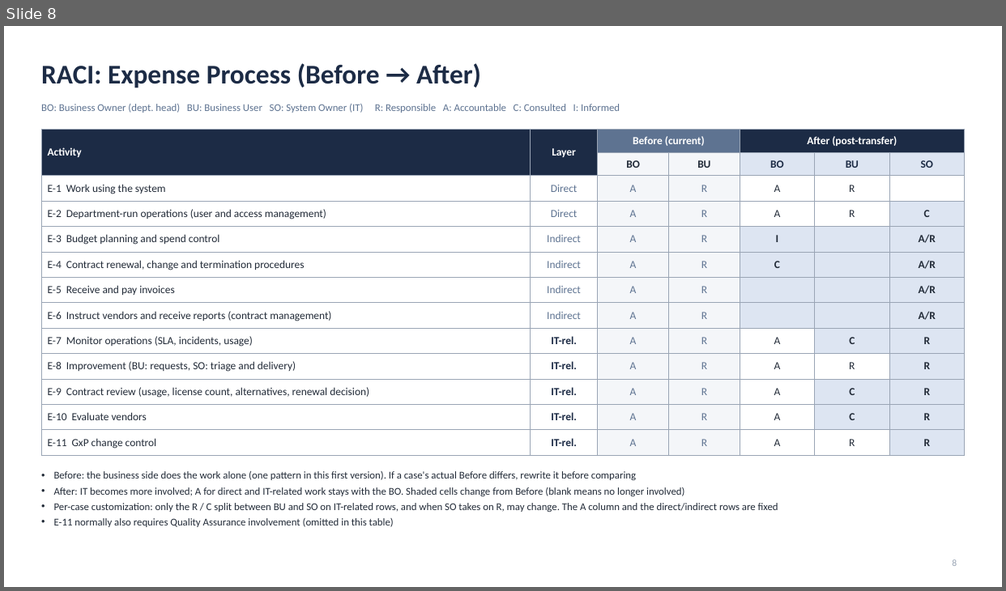
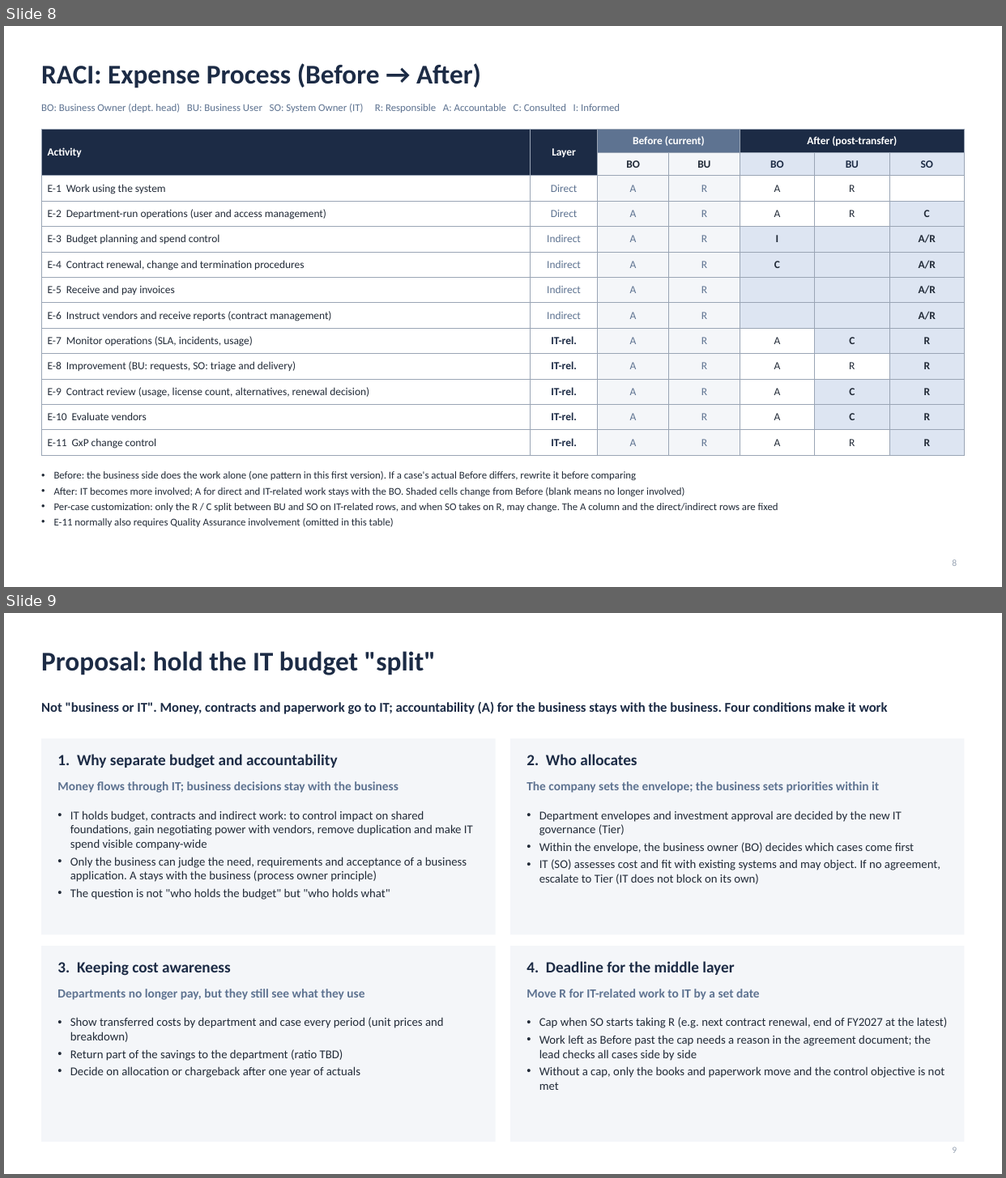
Before and after one commit to hiroyasu-komaki/temp, a slide deck: budget-transfer/kickoff/IT_Budget_Transfer_Kickoff_2026-11-02_EN.pptx. Shown one above the other, each under a label of ours: slide 8 before the commit, slides 8 and 9 after it. The pictures are 1006x591 and 1006x1178 pixels, drawn with LibreOffice and Linux fonts; fonts in the diff are those of the drawing. Boxes give left, top, right and bottom in pixels: in the first picture for what was removed or moved away, otherwise in the second. Text is boxed around its words. In the diff, an @@ line names an element or a change of style, - is before the commit and + after.

Commit message:
update budget-transfer

```diff
--- a/budget-transfer/kickoff/IT_Budget_Transfer_Kickoff_2026-11-02_EN.pptx
+++ b/budget-transfer/kickoff/IT_Budget_Transfer_Kickoff_2026-11-02_EN.pptx
@@ slide 9 added at [4, 613, 1002, 1174], background #FFFFFF @@
@@ title added at [41, 651, 436, 675], 26 pt, text #1C2B45, bold @@
+Proposal: hold the IT budget "split"
@@ text added at [41, 702, 888, 714], 13 pt, text #1C2B45, bold @@
+Not "business or IT". Money, contracts and paperwork go to IT; accountability (A) for the business stays with the business. Four conditions make it work
@@ rectangle added at [41, 739, 496, 935], fill #F4F6F9 @@
@@ text added at [57, 754, 337, 769], 15 pt, text #1C2B45, bold @@
+1. Why separate budget and accountability
@@ rectangle added at [510, 739, 965, 935], fill #F4F6F9 @@
@@ text added at [526, 754, 637, 765], 15 pt, text #1C2B45, bold @@
+2. Who allocates
@@ text added at [57, 781, 398, 793], 12 pt, text #5E7391, bold @@
+Money flows through IT; business decisions stay with the business
@@ text added at [526, 781, 879, 793], 12 pt, text #5E7391, bold @@
+The company sets the envelope; the business sets priorities within it
@@ text added at [70, 811, 473, 900], 11.5 pt, text #222B38 @@
+• IT holds budget, contracts and indirect work: to control impact on shared foundations, gain negotiating power with vendors, remove duplication and make IT spend visible company-wide
+• Only the business can judge the need, requirements and acceptance of a business application. A stays with the business (process owner principle)
+• The question is not "who holds the budget" but "who holds what"
@@ text added at [539, 811, 940, 884], 11.5 pt, text #222B38 @@
+• Department envelopes and investment approval are decided by the new IT governance (Tier)
+• Within the envelope, the business owner (BO) decides which cases come first
+• IT (SO) assesses cost and fit with existing systems and may object. If no agreement, escalate to Tier (IT does not block on its own)
@@ rectangle added at [41, 946, 496, 1142], fill #F4F6F9 @@
@@ rectangle added at [510, 946, 965, 1142], fill #F4F6F9 @@
@@ text added at [57, 961, 231, 976], 15 pt, text #1C2B45, bold @@
+3. Keeping cost awareness
@@ text added at [526, 961, 734, 975], 15 pt, text #1C2B45, bold @@
+4. Deadline for the middle layer
@@ text added at [57, 989, 364, 1000], 12 pt, text #5E7391, bold @@
+Departments no longer pay, but they still see what they use
@@ text added at [526, 989, 760, 1000], 12 pt, text #5E7391, bold @@
+Move R for IT-related work to IT by a set date
@@ text added at [70, 1017, 444, 1078], 11.5 pt, text #222B38 @@
+• Show transferred costs by department and case every period (unit prices and breakdown)
+• Return part of the savings to the department (ratio TBD)
+• Decide on allocation or chargeback after one year of actuals
@@ text added at [539, 1017, 948, 1090], 11.5 pt, text #222B38 @@
+• Cap when SO starts taking R (e.g. next contract renewal, end of FY2027 at the latest)
+• Work left as Before past the cap needs a reason in the agreement document; the lead checks all cases side by side
+• Without a cap, only the books and paperwork move and the control objective is not met
@@ page number added at [952, 1147, 957, 1153], 9 pt, text #9AA5B5 @@
+9
```
Also in this commit, not shown: 1 slide changed, 17 other files.
